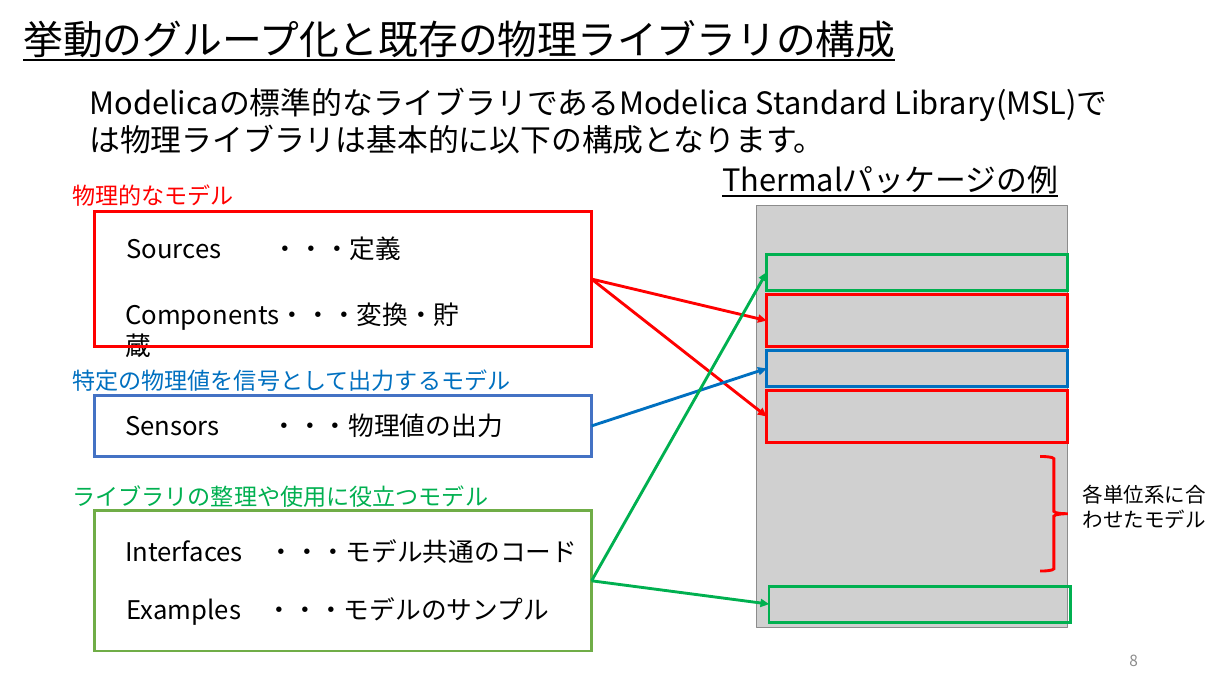
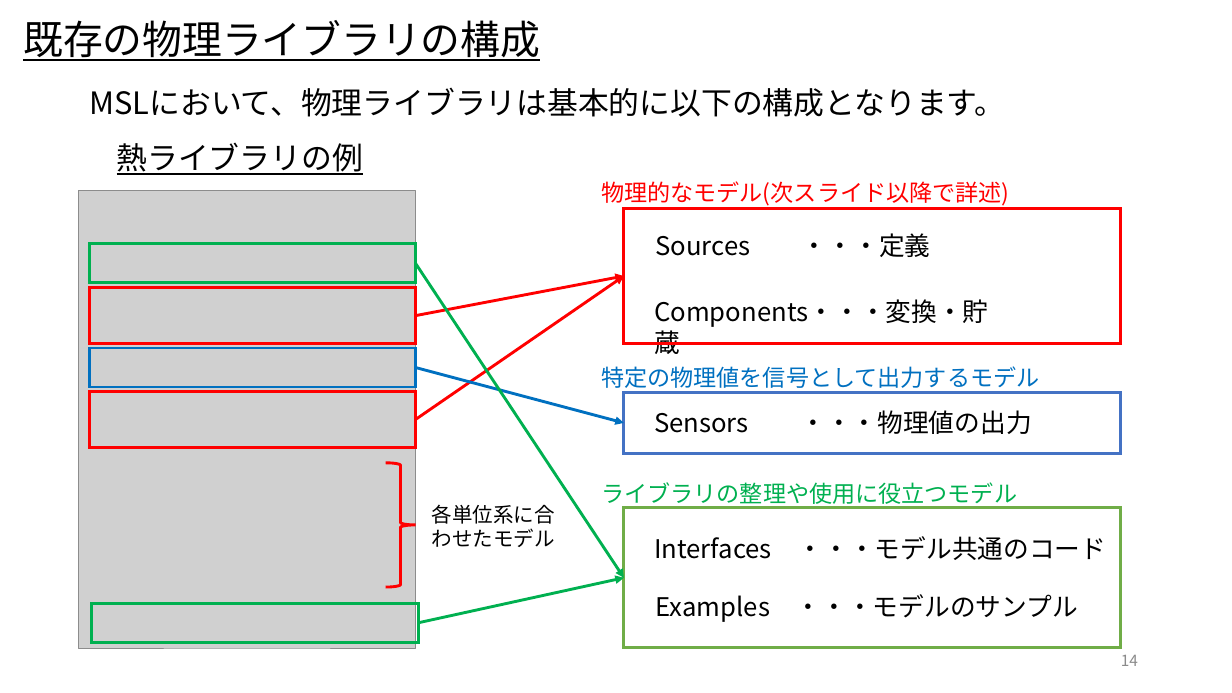
Before and after one commit to cubakija/OpenModelica_Tutorials_Ja, a slide deck: slide 14 of Dev/7_PhysicsDomainModel/OpenModelica_Tutorials_7_PlantModel.pptx (slide 8 before the commit). Drawn at 1232x693 pixels with LibreOffice and Linux fonts; fonts in the diff are those of the drawing; grey boxes stand for pictures. Boxes give left, top, right and bottom in pixels: in the first picture for what was removed or moved away, otherwise in the second. Text is boxed around its words. In the diff, an @@ line names an element or a change of style, - is before the commit and + after.

```diff
--- a/Dev/7_PhysicsDomainModel/OpenModelica_Tutorials_7_PlantModel.pptx
+++ b/Dev/7_PhysicsDomainModel/OpenModelica_Tutorials_7_PlantModel.pptx
@@ text at (23,20,540,61): text changed @@
-挙動のグループ化と既存の物理ライブラリの構成
+既存の物理ライブラリの構成
@@ text at (89,88,1005,117): text changed @@
-Modelicaの標準的なライブラリであるModelica Standard Library(MSL)では物理ライブラリは基本的に以下の構成となります。
+MSLにおいて、物理ライブラリは基本的に以下の構成となります。
@@ text added at (117,143,363,175), 24 pt, text #000000, underline @@
+熱ライブラリの例
@@ text removed at (722,165,1058,197) @@
-Thermalパッケージの例
@@ picture: place and size @@
-picture at (757,205,1068,628)
+picture at (79,191,416,649)
@@ text at (601,181,1009,206): text changed @@
-物理的なモデル
+物理的なモデル(次スライド以降で詳述)
@@ rectangle: place and size @@
-rectangle at (767,295,1068,347)
+rectangle at (624,209,1121,344)
@@ rectangle: place and size @@
-rectangle at (767,254,1068,290)
+rectangle at (90,244,416,283)
@@ arrow moved from (592, 581) - (767, 273) to (416, 263) - (624, 578) @@
@@ rectangle: place and size @@
-rectangle at (95,212,592,347)
+rectangle at (90,287,416,344)
@@ arrow moved from (592, 279) - (767, 417) to (416, 420) - (624, 276) @@
@@ arrow moved from (592, 279) - (767, 321) to (416, 316) - (624, 276) @@
@@ rectangle: place and size @@
-rectangle at (767,350,1068,386)
+rectangle at (90,348,416,387)
@@ arrow moved from (592, 426) - (767, 369) to (416, 368) - (624, 423) @@
@@ rectangle: place and size @@
-rectangle at (95,396,592,457)
+rectangle at (90,392,416,448)
@@ rectangle at (90,392,416,448): outline #4472C4 2.25 pt to #FF0000 2.25 pt @@
@@ rectangle: place and size @@
-rectangle at (767,391,1068,443)
+rectangle at (624,393,1121,454)
@@ rectangle at (624,393,1121,454): outline #FF0000 2.25 pt to #4472C4 2.25 pt @@
@@ right brace: place and size @@
-right brace at (1041,457,1068,571)
+right brace at (385,463,415,587)
@@ text "各単位系に合わせたモデル": place and size @@
-text "各単位系に合わせたモデル" at (1083,484,1206,528)
+text "各単位系に合わせたモデル" at (432,504,555,547)
@@ 6 texts, 1 rectangle: place and size @@
-6 texts, 1 rectangle at (72,236,592,652)
+6 texts, 1 rectangle at (601,233,1121,648)
@@ text "Interfaces ・・・モデル共通のコード": place and size @@
-text "Interfaces ・・・モデル共通のコード" at (125,539,577,563)
+text "Interfaces ・・・モデル共通のコード" at (654,536,1107,560)
@@ arrow moved from (592, 581) - (769, 604) to (419, 623) - (624, 578) @@
@@ rectangle: place and size @@
-rectangle at (769,586,1070,622)
+rectangle at (91,604,418,642)
@@ page number at (1121,655,1138,666): text changed @@
-8
+14
```
Also in this commit, not shown: 10 other slides changed, 10 slides added.
